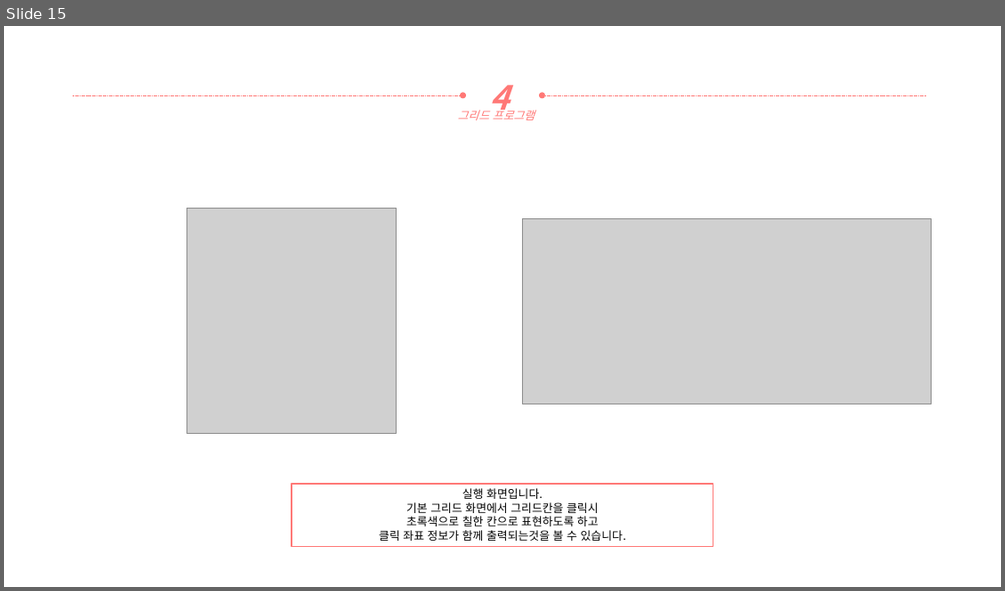
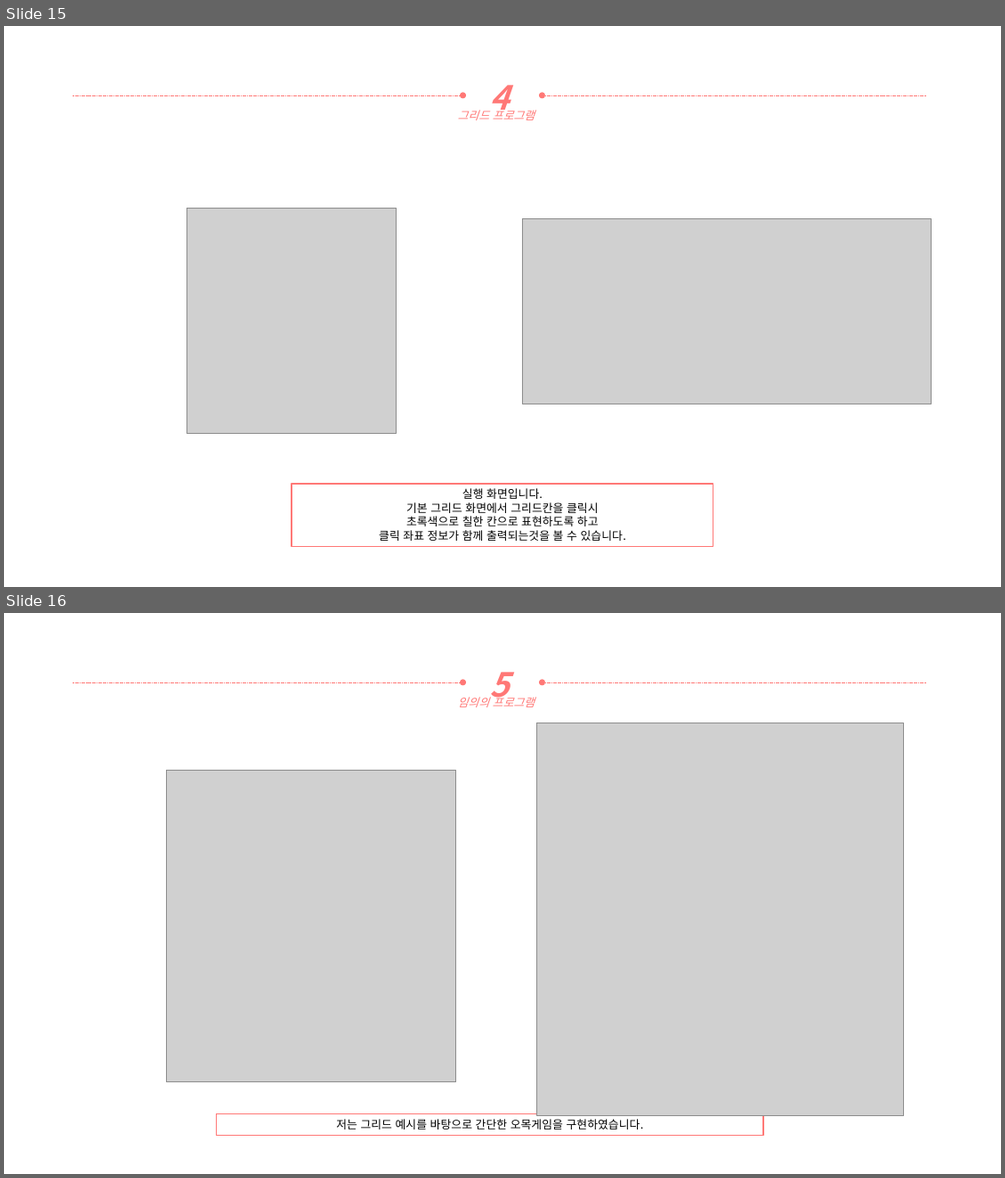
Before and after one commit to yooatom2200/Programing_Base_2, a slide deck: 12장/20164091-송희령-12장 과제.pptx. Shown one above the other, each under a label of ours: slide 15 before the commit, slides 15 and 16 after it. The pictures are 1005x591 and 1005x1178 pixels, drawn with LibreOffice and Linux fonts; fonts in the diff are those of the drawing; grey boxes stand for pictures. Boxes give left, top, right and bottom in pixels: in the first picture for what was removed or moved away, otherwise in the second. Text is boxed around its words. In the diff, an @@ line names an element or a change of style, - is before the commit and + after.

Commit message:
임의 프로그램 완성

```diff
--- a/12장/20164091-송희령-12장 과제.pptx
+++ b/12장/20164091-송희령-12장 과제.pptx
@@ slide 16 added at bbox=[4, 613, 1001, 1174], background #FFFFFF @@
@@ arrow added from (73, 682) to (463, 682), #FF7876 0.5 pt dashed @@
@@ text added at bbox=[489, 672, 509, 706], 32 pt, text #FF7876, bold, italic @@
+5
@@ arrow added from (926, 682) to (542, 682), #FF7876 0.5 pt dashed @@
@@ text added at bbox=[458, 695, 534, 707], 11 pt, text #FF7876, italic @@
+임의의 프로그램
@@ picture added at bbox=[537, 723, 904, 1116] @@
@@ picture added at bbox=[166, 770, 456, 1082] @@
@@ rectangle added at bbox=[217, 1114, 763, 1135], outline #FF7876 1 pt, 11 pt, text #000000 @@
+저는 그리드 예시를 바탕으로 간단한 오목게임을 구현하였습니다.
```
Also in this commit, not shown: 2 other slides added, 1 other file.
